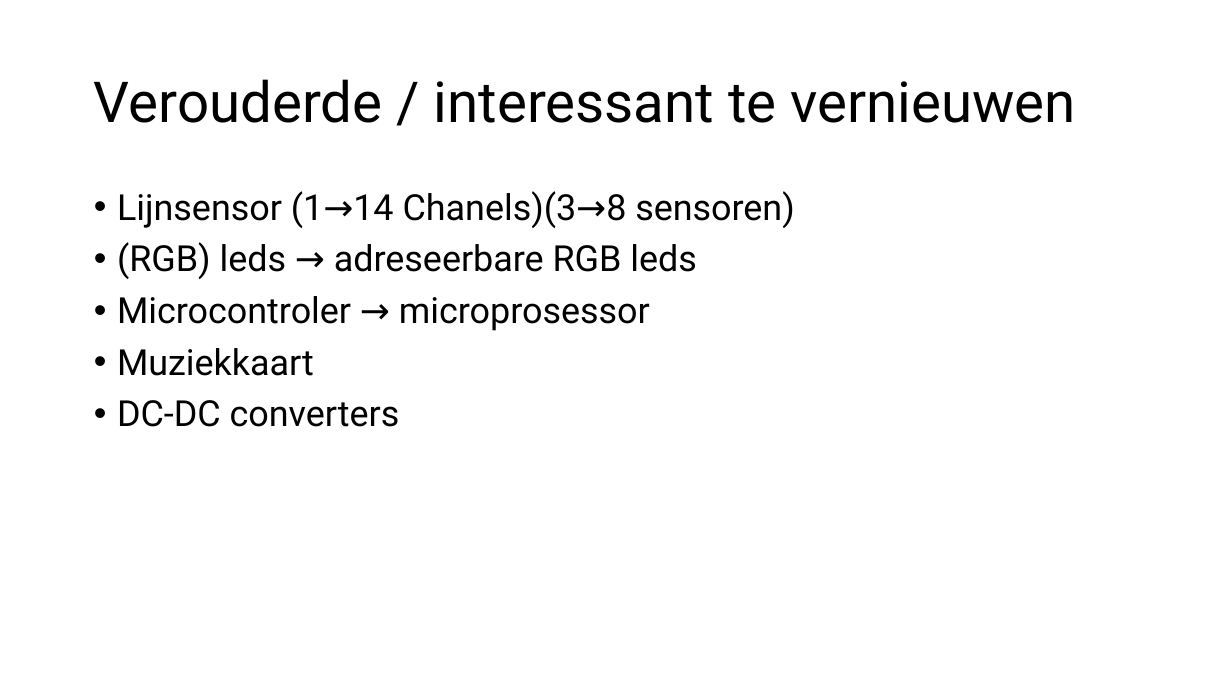
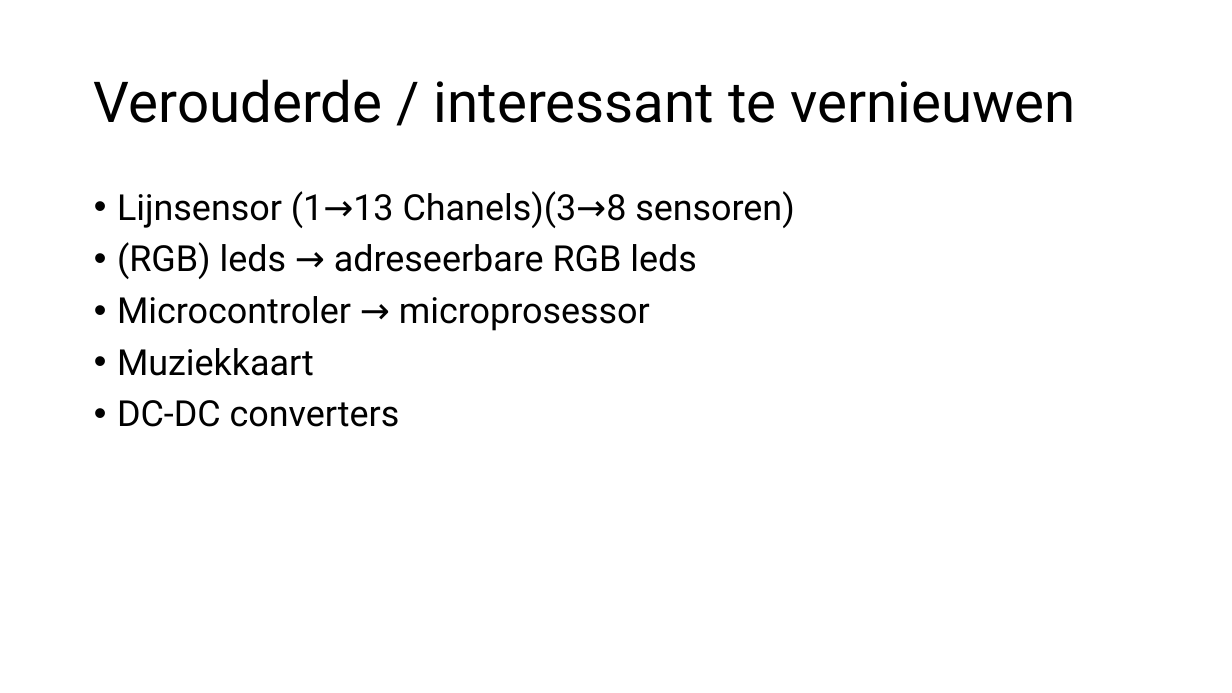
Before and after one commit to Stan-debakker/grap-6TWEA, a slide deck: slide 4 of school/eindpresentatie.pptx. Drawn at 1232x693 pixels with LibreOffice and Linux fonts; fonts in the diff are those of the drawing. Boxes give left, top, right and bottom in pixels: in the first picture for what was removed or moved away, otherwise in the second. Text is boxed around its words. In the diff, an @@ line names an element or a change of style, - is before the commit and + after.

```diff
--- a/school/eindpresentatie.pptx
+++ b/school/eindpresentatie.pptx
@@ text at (117,191,795,228): text changed @@
-• Lijnsensor (1→14 Chanels)(3→8 sensoren)
+• Lijnsensor (1→13 Chanels)(3→8 sensoren)
```
Also in this commit, not shown: 2 other slides changed, 2 slides added, 1 other file.
